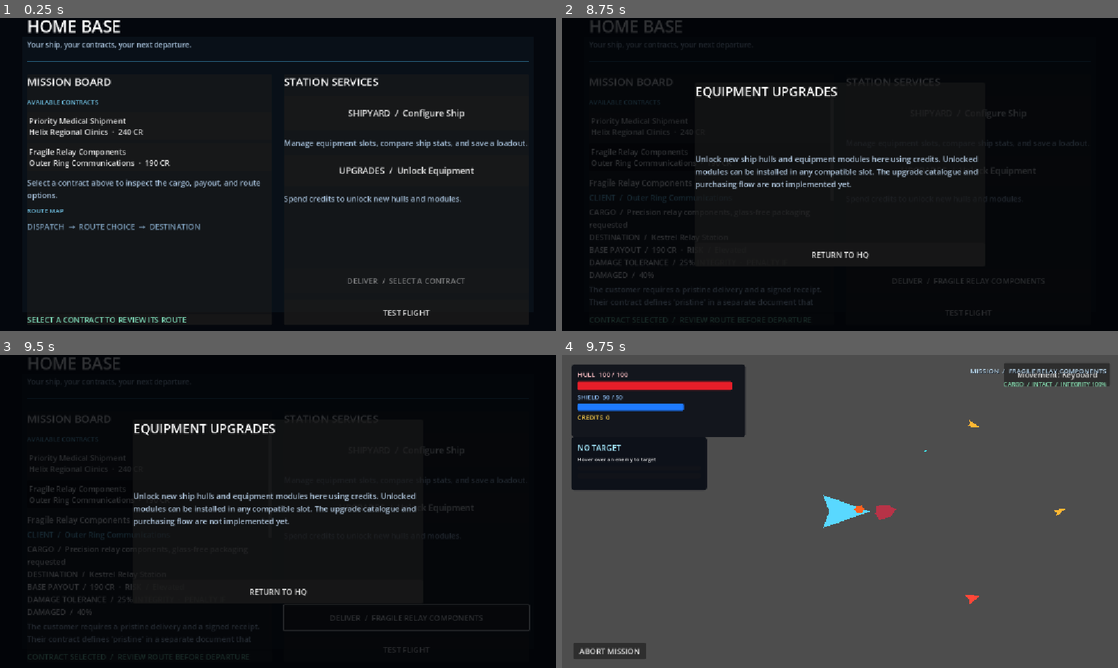
Above: before the commit, frames 1-4 (two rows, left to right).
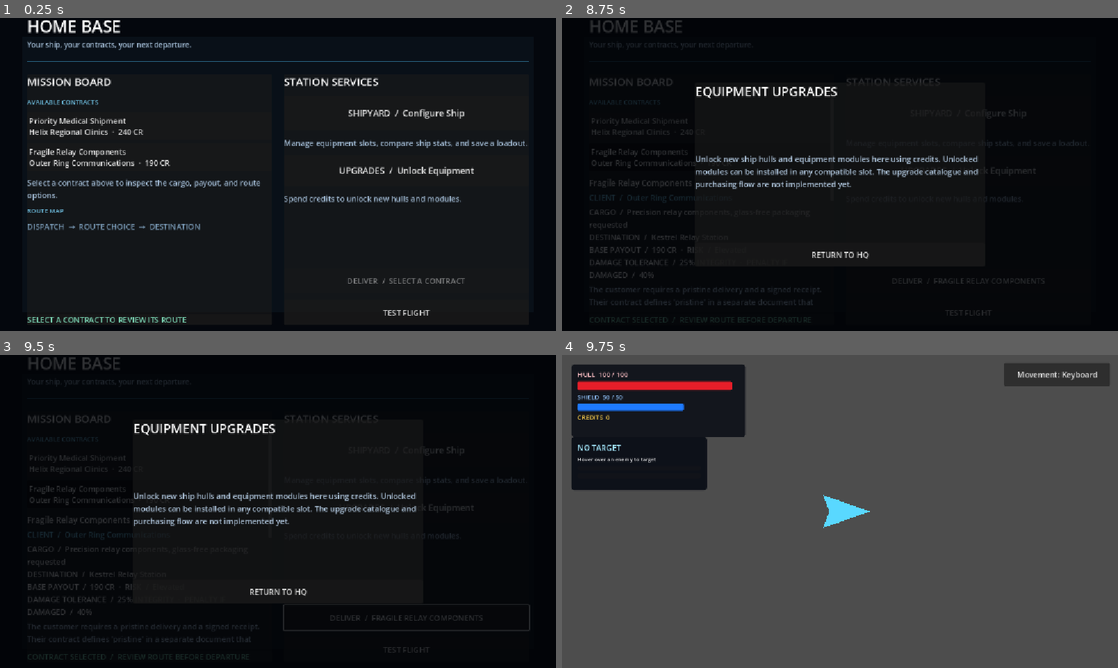
Above: after the commit, the same moments.

Repository: Bbran4/SpaceDelivery
Game: Godot game, scene res://scenes/hq.tscn
The game is run twice, just before and just after one commit, with the same random seed, the same clock (stepped at 60 frames per second) and the same inputs.
Inputs (mouse positions are in pixels of both pictures, inside the frame that each line leads up to):
- Up to frame 1 (0.25 s): no input
- Up to frame 2 (8.75 s): click "Priority Medical Shipment Hel…" at 0.5 s; click "Fragile Relay Components Oute…" at 1.25 s; click "UPGRADES / Unlock Equipment" at 2 s; click "DELIVER / FRAGILE RELAY COMPO…" at 2.75 s; click "TEST FLIGHT" at 3.5 s; click "RETURN TO HQ" at 4.25 s; click "SHIPYARD / Configure Ship" at 5 s; click "Starter Courier · Common" at 5.75 s; click "Return to HQ" at 6.5 s; tap Enter at 7.25 s; move the mouse to (962, 158) at 7.27 s; hold D (right) 7.28-8 s; hold Tab 7.28-8 s; click (962, 158) at 7.42 s; tap Space at 8 s; drag from (728, 190) to (812, 237) at 8.02 s
- Up to frame 3 (9.5 s): tap Enter at 8.75 s; move the mouse to (333, 442) at 8.77 s; hold D (right) from 8.78 s (still down); hold Tab from 8.78 s (still down); click (333, 442) at 8.92 s
- Up to frame 4 (9.75 s): release D (right) at 9.5 s; release Tab at 9.5 s; tap Space at 9.5 s; drag from (812, 574) to (673, 464) at 9.52 s

Frames 1-3 are identical in both runs. In frame 4, 1.2% of the frame differs, in the area x 2-98%, y 4-98%.
Error after the commit: Parse Error: Too many arguments for "finish_mission()" call. Expected at most 7 but received 8. (res://scripts/mission_flight.gd:188)

Commit message:
Add loot collection countdown and credit summary

Diff:
--- a/scripts/mission_flight.gd
+++ b/scripts/mission_flight.gd
@@ -15,6 +15,9 @@
 var cargo_status_label: Label
 var cargo_integrity: float = 100.0
 var cargo_condition: String = "INTACT"
+var resolution_pending: bool = false
+var credits_at_encounter_start: int = 0
+var countdown_label: Label
 
 
 func _ready() -> void:
@@ -33,6 +36,7 @@
 	# The ship builder's saved hull and modules are loaded by Ship._ready().
 	# Carry the campaign wallet into the newly instantiated player ship.
 	player_ship.credits = MissionRunState.total_credits
+	credits_at_encounter_start = player_ship.credits
 	player_ship.credits_changed.emit(player_ship.credits)
 	player_ship.destroyed.connect(_on_player_destroyed, CONNECT_ONE_SHOT)
 	player_ship.damaged.connect(_on_player_damaged)
@@ -141,13 +145,8 @@
 		return
 	remaining_enemies = maxi(remaining_enemies - 1, 0)
 	if remaining_enemies == 0:
-		# Clearing the encounter opens the final approach to the destination.
-		if cargo_integrity <= 0.0:
-			_resolve_mission(false, "Delivery failed: the cargo was destroyed during the encounter.")
-		elif cargo_integrity < 75.0:
-			_resolve_mission(true, "Delivery accepted with cargo damage. The client has deducted a handling penalty.")
-		else:
-			_resolve_mission(true, "All hostiles cleared. Cargo delivered intact to the destination.")
+		# Keep flight and loot pickup active while the pilot has time to collect drops.
+		_begin_completion_countdown()
 
 
 func _on_player_destroyed() -> void:
@@ -172,6 +171,9 @@
 
 	var base_reward: int = mission.base_reward_credits if mission != null else 0
 	var route_bonus: int = selected_branch.bonus_credits if selected_branch != null else 0
+	var credits_collected: int = 0
+	if is_instance_valid(player_ship):
+		credits_collected = maxi(0, player_ship.credits - credits_at_encounter_start)
 	var cargo_penalty_percent: int = 0
 	if success and cargo_condition == "DAMAGED" and mission != null:
 		cargo_penalty_percent = mission.damaged_cargo_payout_penalty_percent
@@ -182,7 +184,8 @@
 		route_bonus,
 		result_message,
 		cargo_condition,
-		cargo_penalty_percent
+		cargo_penalty_percent,
+		credits_collected
 	)
 
 	if is_instance_valid(player_ship):
@@ -191,6 +194,55 @@
 			player_ship.credits_changed.emit(player_ship.credits)
 
 	_show_result_screen(result)
+
+
+func _begin_completion_countdown() -> void:
+	if resolution_pending or mission_resolved:
+		return
+	resolution_pending = true
+	if is_instance_valid(abort_button):
+		abort_button.disabled = true
+	countdown_label = Label.new()
+	countdown_label.name = "LootCountdownLabel"
+	countdown_label.anchor_left = 0.5
+	countdown_label.anchor_top = 0.5
+	countdown_label.anchor_right = 0.5
+	countdown_label.anchor_bottom = 0.5
+	countdown_label.offset_left = -300.0
+	countdown_label.offset_top = -62.0
+	countdown_label.offset_right = 300.0
+	countdown_label.offset_bottom = 20.0
+	countdown_label.horizontal_alignment = HORIZONTAL_ALIGNMENT_CENTER
+	countdown_label.vertical_alignment = VERTICAL_ALIGNMENT_CENTER
+	countdown_label.add_theme_font_size_override("font_size", 25)
+	countdown_label.add_theme_color_override("font_color", Color(1.0, 0.82, 0.3))
+	countdown_label.add_theme_color_override("font_shadow_color", Color(0.02, 0.04, 0.08, 0.9))
+	countdown_label.add_theme_constant_override("shadow_offset_x", 2)
+	countdown_label.add_theme_constant_override("shadow_offset_y", 2)
+	countdown_label.mouse_filter = Control.MOUSE_FILTER_IGNORE
+	var overlay: CanvasLayer = get_node_or_null("MissionOverlay") as CanvasLayer
+	if overlay != null:
+		overlay.add_child(countdown_label)
+	else:
+		add_child(countdown_label)
+	_finish_countdown()
+
+
+func _finish_countdown() -> void:
+	for seconds_left: int in range(5, 0, -1):
+		if mission_resolved:
+			return
+		if is_instance_valid(countdown_label):
+			countdown_label.text = "HOSTILES CLEARED  /  COLLECT REMAINING LOOT  /  %d" % seconds_left
+		await get_tree().create_timer(1.0).timeout
+	if mission_resolved:
+		return
+	if cargo_integrity <= 0.0:
+		_resolve_mission(false, "Delivery failed: the cargo was destroyed during the encounter.")
+	elif cargo_integrity < 75.0:
+		_resolve_mission(true, "Delivery accepted with cargo damage. The client has deducted a handling penalty.")
+	else:
+		_resolve_mission(true, "All hostiles cleared. Cargo delivered intact to the destination.")
 
 
 func _show_result_screen(result: Dictionary) -> void:
